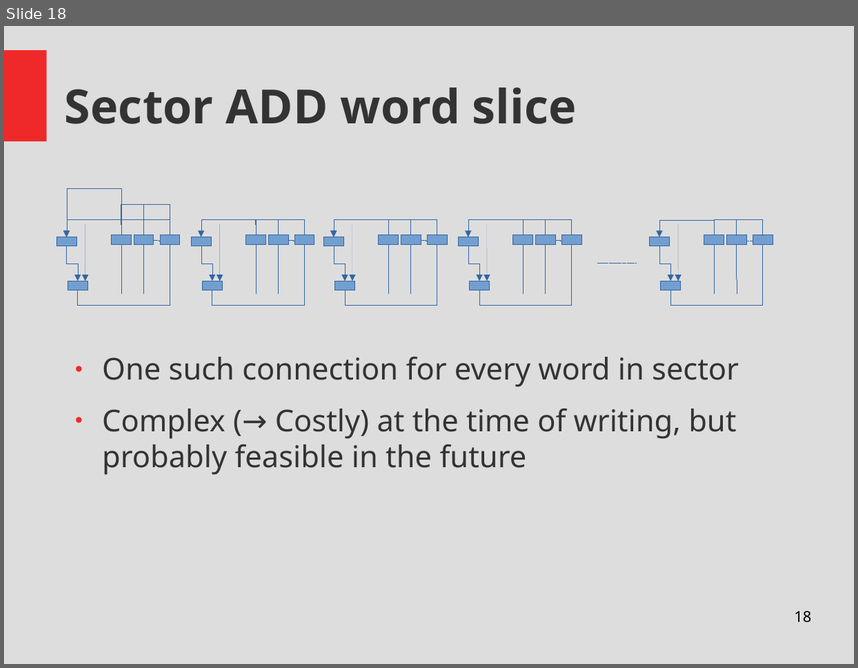
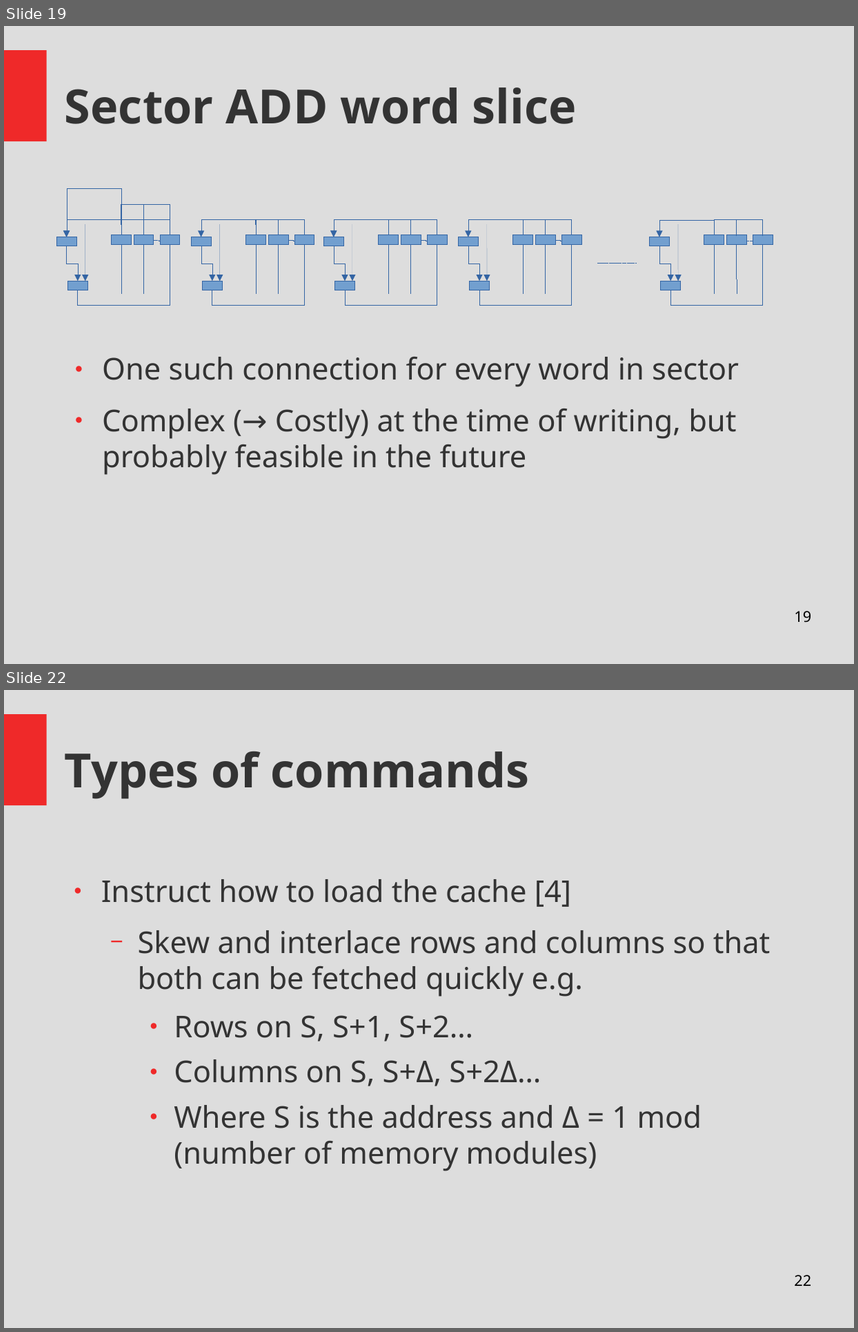
Before and after one commit to Thapep/PPS, a slide deck: inmemory/In Memory Processing Presentation.odp. Shown one above the other, each under a label of ours: slide 18 before the commit, slides 19 and 22 after it; the slides between them are not shown. The pictures are 858x668 and 858x1332 pixels, drawn with LibreOffice and Linux fonts; fonts in the diff are those of the drawing. Boxes give left, top, right and bottom in pixels: in the first picture for what was removed or moved away, otherwise in the second. Text is boxed around its words. In the diff, an @@ line names an element or a change of style, - is before the commit and + after.

```diff
--- a/inmemory/In Memory Processing Presentation.odp
+++ b/inmemory/In Memory Processing Presentation.odp
@@ slide 22 added at [4,690,854,1328], background #DDDDDD; not listed: 1 template element that a slide beside it also shows @@
@@ title added at [65,751,530,799], 44 pt, text #333333, bold @@
+Types of commands
@@ text added at [101,879,771,1171], 28 pt, text #333333 @@
+● Instruct how to load the cache [4]
+  − Skew and interlace rows and columns so that both can be fetched quickly e.g.
+    ● Rows on S, S+1, S+2…
+    ● Columns on S, S+Δ, S+2Δ…
+    ● Where S is the address and Δ = 1 mod (number of memory modules)
@@ page number added at [794,1274,811,1285], 14 pt, text #000000 @@
+22
@@ what was slide 18 is now slide 19 @@
@@ page number at [794,610,811,622]: text changed @@
-18
+19
```
Also in this commit, not shown: 10 slides changed, 4 other slides added, 1 other file.
